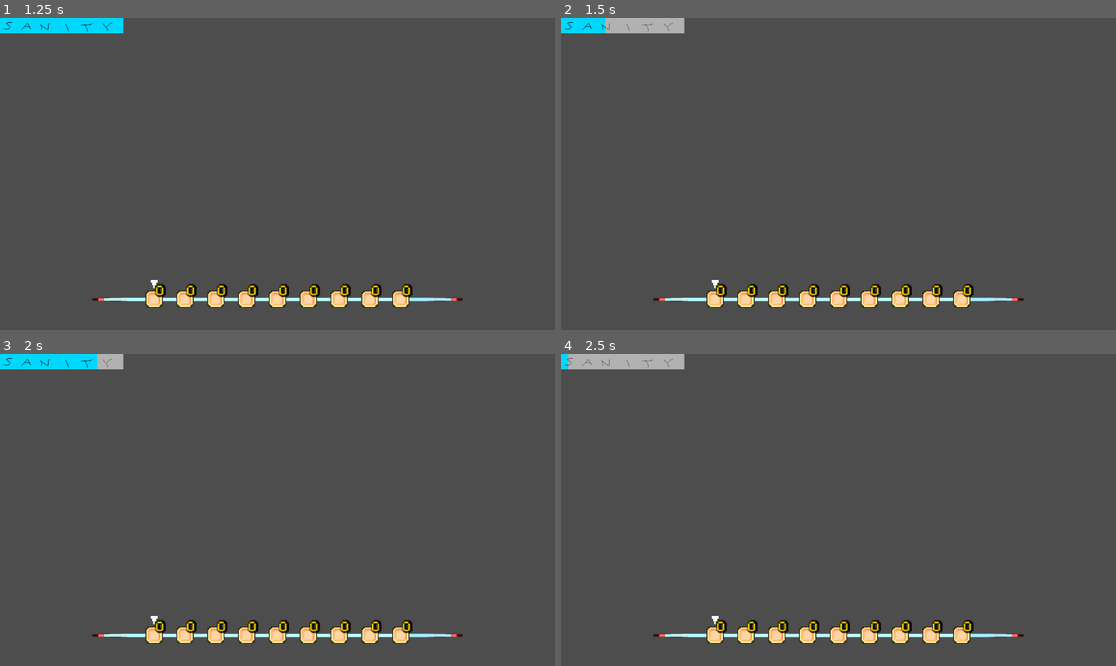
Above: before the commit, frames 1-4 (two rows, left to right).
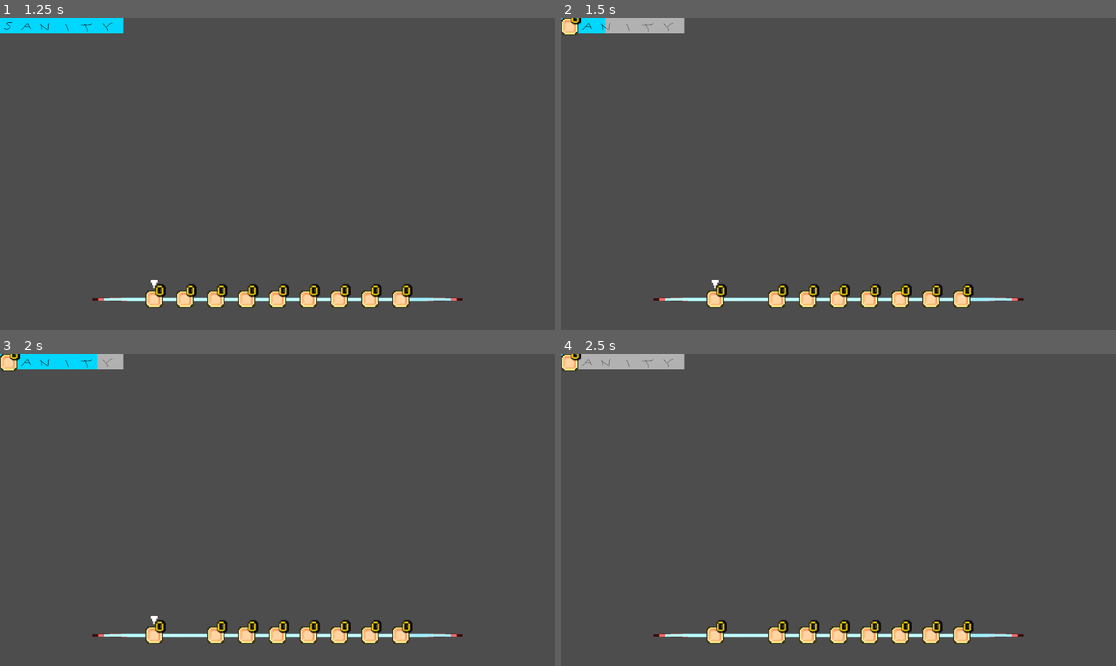
Above: after the commit, the same moments.

Repository: USV-GAM236-SPR24/Smog
Game: Godot game, scene res://scenes/game.tscn
The game is run twice, just before and just after one commit, with the same random seed, the same clock (stepped at 60 frames per second) and the same inputs.
Inputs (mouse positions are in pixels of both pictures, inside the frame that each line leads up to):
- Up to frame 1 (1.25 s): click (166, 289) at 0.52 s
- Up to frame 2 (1.5 s): tap Enter (ui_accept) at 1.25 s; move the mouse to (960, 158) at 1.27 s; hold Right (ui_right) from 1.28 s (still down); tap 0 at 1.35 s
- Up to frame 3 (2 s): keep holding Right (ui_right); tap Enter (ui_accept) at 1.52 s; tap 1 at 1.55 s
- Up to frame 4 (2.5 s): tap Enter (ui_accept) at 2, 2.27 s; move the mouse to (727, 525) at 2.02 s; release Right (ui_right) at 2.03 s; hold Left (ui_left) from 2.03 s (still down); tap 1 at 2.1 s; tap 2 at 2.3 s

Frame 1 is identical in both runs. In frame 2, 0.4% of the frame differs, in the area x 0-36%, y 0-93%; in frame 3, 0.4%; in frame 4, 0.4%.

Commit message:
Bug fixes! + some feature changes
Input keys (1-9) will change item selection, and you can now drag and drop items around. (They no longer float when too far away!) Also made the way we look for closest sibling better and less prone to errors.

Diff:
--- a/Smog/scripts/inventory.gd
+++ b/Smog/scripts/inventory.gd
@@ -19,7 +19,8 @@
 #    is_full() -> bool
 #                 - returns true if all slots are full, false otherwise
 #
-#    num_swap()
+#    num_swap(num: int) -> void
+#                 -swaps selected item to num
 class_name Inventory
 extends Node2D
 
@@ -42,10 +43,31 @@
 # J - move_selector_left()
 # L - move_selector_right()
 # K - use currently selected item use_item()
-
+# U - Test num_swap()
 func _input(event: InputEvent) -> void:
 	# EXAMPLE : adding a single instance of opium
 	if event is InputEventKey and event.is_pressed():
+		match event.keycode:
+			KEY_0:
+				num_swap(0)
+			KEY_1:
+				num_swap(1)
+			KEY_2:
+				num_swap(2)
+			KEY_3:
+				num_swap(3)
+			KEY_4:
+				num_swap(4)
+			KEY_5:
+				num_swap(5)
+			KEY_6:
+				num_swap(6)
+			KEY_7:
+				num_swap(7)
+			KEY_8:
+				num_swap(8)
+			KEY_9:
+				num_swap(9)
 		if event.keycode == KEY_T:
 			var item_instance = ConsumableFactory.create("opium")
 			add_item(item_instance)
@@ -62,8 +84,6 @@
 			move_selector_left()
 		elif event.keycode == KEY_K:
 			use_item()
-		elif event.keycode == KEY_U:
-			num_swap(9)
 #### END TESTING
 
 #toggle visibility
@@ -73,10 +93,12 @@
 
 #selection options
 func num_swap(num: int) -> void:
-	if num > 0 and num <= SLOT_COUNT:
-		slots[selected_panels_index].toggle_selected()
-		selected_panels_index = num - 1
-		slots[selected_panels_index].toggle_selected()
+	if num > SLOT_COUNT or num <= 0:
+		return
+	slots[selected_panels_index].toggle_selected()
+	selected_panels_index = num - 1
+	slots[selected_panels_index].toggle_selected()
+	return
 
 
 func move_selector_right() -> void:
@@ -140,9 +162,11 @@
 
 #swaps grid container children (InventorySlots) by index
 func swap_children(index_a, index_b):
-	if index_a >= 0 and index_b < %GridContainer.get_child_count() and index_b >= 0 and index_b < %GridContainer.get_child_count() and index_a != index_b:
-		var child_a = %GridContainer.get_child(index_a)
-		var child_b = %GridContainer.get_child(index_b)
+	var valid_index_b: bool = index_a >= 0 and index_b < %GridContainer.get_child_count()
+	var valid_index_a: bool = index_b >= 0 and index_b < %GridContainer.get_child_count()
+	if valid_index_b and valid_index_a and index_a != index_b:
+		var child_a: InventorySlot = %GridContainer.get_child(index_a)
+		var child_b: InventorySlot = %GridContainer.get_child(index_b)
 
 		child_a.index = index_b
 		child_b.index = index_a
--- a/Smog/scripts/inventory_slot.gd
+++ b/Smog/scripts/inventory_slot.gd
@@ -22,12 +22,12 @@
 #is item being pressed?
 var pressed = false
 
+var slot_set_pos: Vector2
 
 #while pressed attatch to mouse
 func _process(_delta):
 	if pressed:
 		self.global_position = get_global_mouse_position()
-
 
 #call use() on item in %items and free it afterwards, then update counter
 func use() -> void:
@@ -82,21 +82,27 @@
 func _on_button_button_down():
 	if item_count > 0:
 		pressed = true
+	slot_set_pos = self.global_position
 
 
 #when item unselected (and was previously selected ), swap item with closest slot,
 # then pressed set false
 func _on_button_button_up():
-	var smallestSlot: InventorySlot = self
+	var smallest_slot: InventorySlot = self
+	var shortest_dist: float = INF
 
 	for slot in get_parent().get_children():
 		var dist: float = self.global_position.distance_to(slot.global_position)
 
 		if self == slot:
 			continue
-		if dist < PICKUP_RANGE:
-			smallestSlot = slot
-			get_parent().get_parent().swap_children(self.index, smallestSlot.index)
-			#break
+		if dist < shortest_dist:
+			smallest_slot = slot
+			shortest_dist = dist
+
+	if shortest_dist < PICKUP_RANGE:
+		get_parent().get_parent().swap_children(self.index, smallest_slot.index)
+	else:
+		self.global_position = slot_set_pos
 
 	pressed = false
